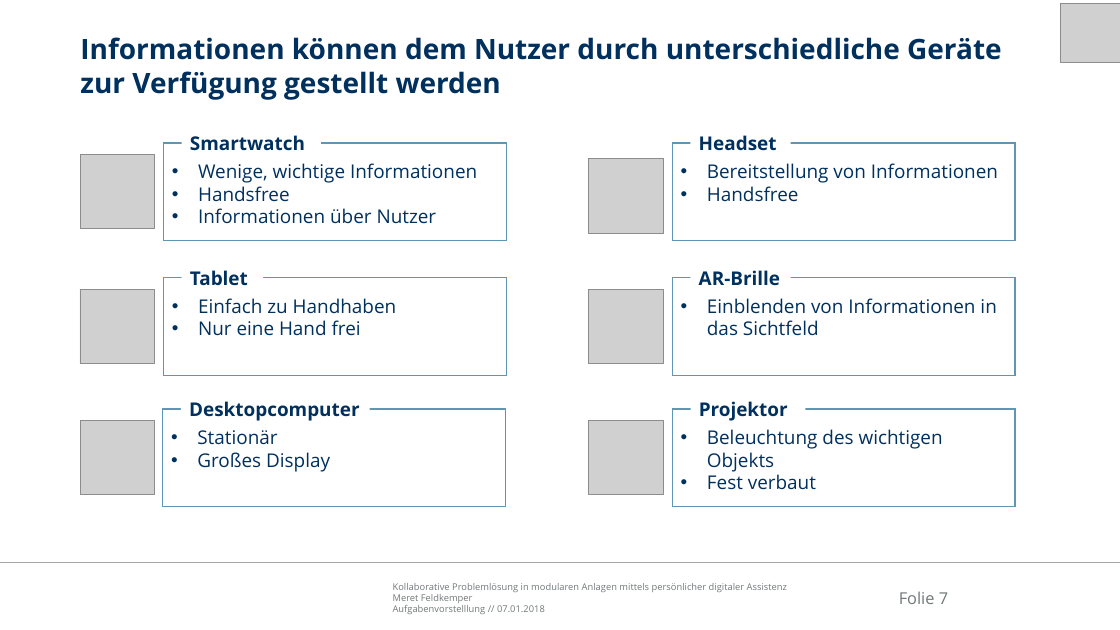
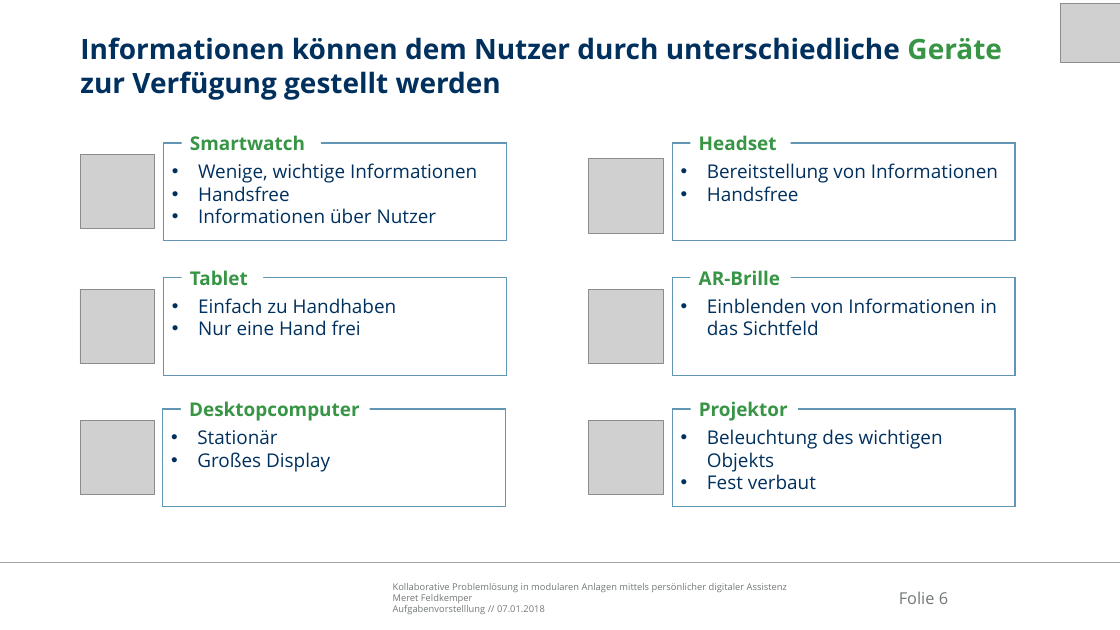
Before and after one commit to Ral3007/Diplomarbeit, a slide deck: slide 6 of Dokumente/Präsentationen/2019-01-07_DA_Feldkemper_Aufgabenvorstellung.pptx (slide 7 before the commit). Drawn at 1120x630 pixels with LibreOffice and Linux fonts; fonts in the diff are those of the drawing; grey boxes stand for pictures; background and template pictures are left out. Boxes give left, top, right and bottom in pixels: in the first picture for what was removed or moved away, otherwise in the second. Text is boxed around its words. In the diff, an @@ line names an element or a change of style, - is before the commit and + after.

```diff
--- a/Dokumente/Präsentationen/2019-01-07_DA_Feldkemper_Aufgabenvorstellung.pptx
+++ b/Dokumente/Präsentationen/2019-01-07_DA_Feldkemper_Aufgabenvorstellung.pptx
@@ title "Informationen können dem Nutzer durch ..." at bbox=[80, 37, 1002, 100]: text colour #00305E to #379545 in "Geräte" @@
@@ text colour #00305E to #379545 in 6 elements at bbox=[190, 135, 305, 150], bbox=[190, 270, 248, 285], bbox=[699, 135, 777, 150], bbox=[699, 270, 780, 285], bbox=[189, 401, 359, 421], bbox=[699, 401, 788, 421] @@
@@ page number at bbox=[899, 591, 948, 604]: text changed @@
-Folie 7
+Folie 6
```
Also in this commit, not shown: 4 other slides changed, 2 slides added, 2 slides removed, 24 other files.
